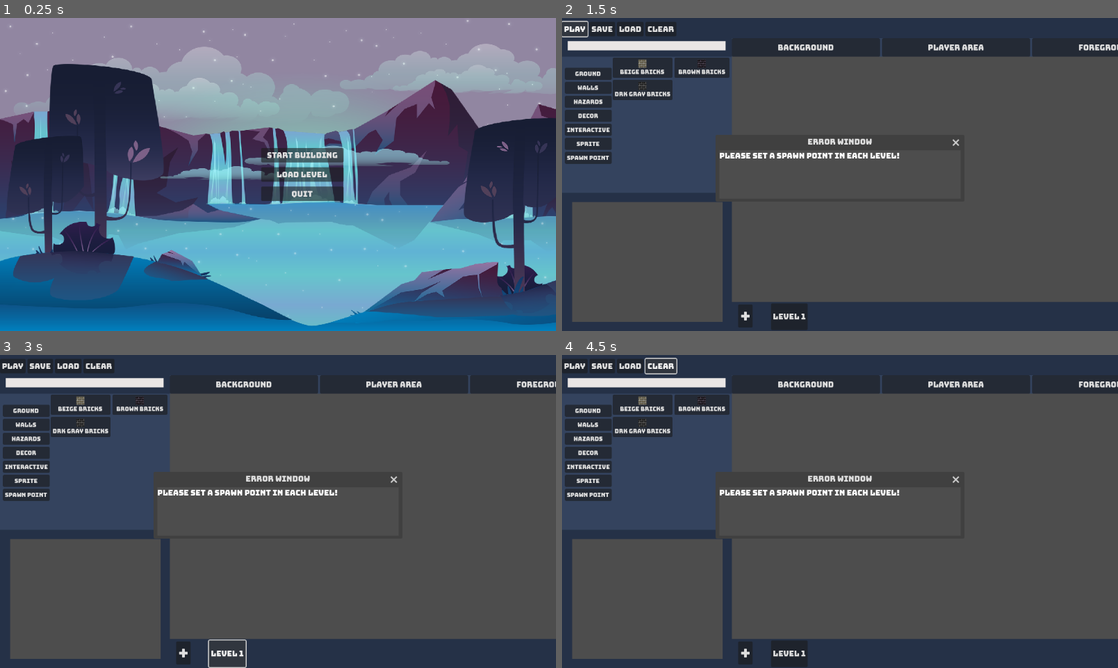
Above: before the commit, frames 1-4 (two rows, left to right).
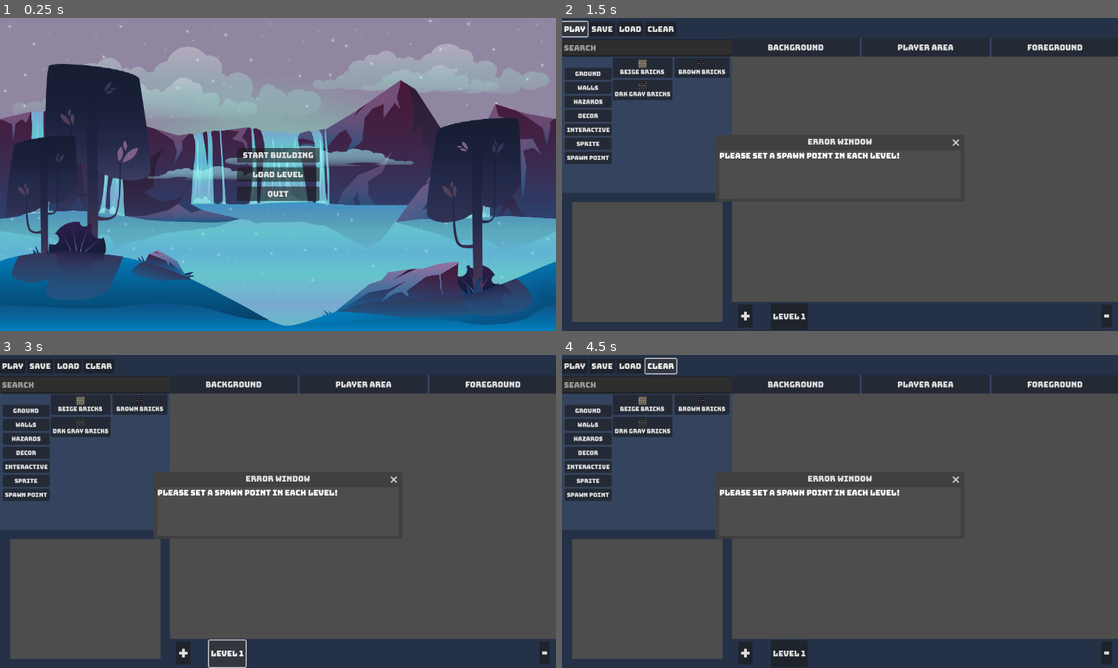
Above: after the commit, the same moments.

Repository: derkstouffers/CS448-Project
Game: Godot game, scene res://scenes/load_screen.tscn
The game is run twice, just before and just after one commit, with the same random seed, the same clock (stepped at 60 frames per second) and the same inputs.
Inputs:
- Up to frame 1 (0.25 s): no input
- Up to frame 2 (1.5 s): click "Start Building" at 0.5 s; click "Play" at 1.25 s
- Up to frame 3 (3 s): click "Play" at 2 s; click "Level 1" at 2.75 s
- Up to frame 4 (4.5 s): click "Level 1" at 3.5 s; click "Clear" at 4.25 s

The runs differ from the first frame. In frame 1, 25% of the frame differs, in the area x 0-100%, y 0-99%; in frame 2, 2.5%; in frame 3, 2.5%; in frame 4, 2.5%.

Commit message:
world limit fix

Diff:
--- a/inventory/scenes/button_group.tscn
+++ b/inventory/scenes/button_group.tscn
@@ -44,6 +44,9 @@
 [sub_resource type="Theme" id="Theme_eog21"]
 default_font = ExtResource("2_uuyxx")
 
+[sub_resource type="Theme" id="Theme_1a14d"]
+default_font = ExtResource("2_uuyxx")
+
 [sub_resource type="Theme" id="Theme_lditu"]
 default_font = ExtResource("2_uuyxx")
 
@@ -57,7 +60,7 @@
 script = ExtResource("1_jed0n")
 
 [node name="Top_menu" type="ColorRect" parent="."]
-offset_right = 1280.0
+offset_right = 1154.0
 offset_bottom = 46.0
 theme = SubResource("Theme_ha7l0")
 color = Color(0.145098, 0.192157, 0.278431, 1)
@@ -134,7 +137,7 @@
 [node name="Layer_menu" type="ColorRect" parent="."]
 offset_left = 352.0
 offset_top = 42.0
-offset_right = 1281.0
+offset_right = 1154.0
 offset_bottom = 80.0
 theme = SubResource("Theme_olnhu")
 color = Color(0.203922, 0.262745, 0.368627, 1)
@@ -483,7 +486,7 @@
 [node name="Level_menu" type="ColorRect" parent="."]
 offset_left = 351.0
 offset_top = 588.0
-offset_right = 1281.0
+offset_right = 1157.0
 offset_bottom = 649.0
 theme = SubResource("Theme_eog21")
 color = Color(0.145098, 0.192157, 0.278431, 1)
@@ -503,9 +506,9 @@
 
 [node name="GridContainer2" type="GridContainer" parent="Level_menu"]
 layout_mode = 0
-offset_left = 850.0
+offset_left = 767.0
 offset_top = 5.0
-offset_right = 876.0
+offset_right = 790.0
 offset_bottom = 55.0
 
 [node name="delete_level" type="Button" parent="Level_menu/GridContainer2"]
@@ -528,14 +531,16 @@
 keep_pressed_outside = true
 text = "Level 1"
 
-[node name="SearchBar" type="ColorRect" parent="."]
+[node name="SearchBar" type="LineEdit" parent="."]
 offset_top = 44.0
 offset_right = 352.0
 offset_bottom = 80.0
-color = Color(0.145098, 0.192157, 0.278431, 1)
+theme = SubResource("Theme_1a14d")
+placeholder_text = "search"
 metadata/_edit_group_ = true
 
 [node name="ColorRect" type="ColorRect" parent="SearchBar"]
+visible = false
 layout_mode = 0
 offset_left = 12.0
 offset_top = 4.0
--- a/inventory/scenes/load_screen.tscn
+++ b/inventory/scenes/load_screen.tscn
@@ -11,7 +11,7 @@
 script = ExtResource("1_h7er3")
 
 [node name="TextureRect" type="TextureRect" parent="."]
-offset_right = 1253.0
+offset_right = 1153.0
 offset_bottom = 648.0
 texture = ExtResource("1_oilvo")
 expand_mode = 1
--- a/inventory/scenes/main.tscn
+++ b/inventory/scenes/main.tscn
@@ -18,14 +18,14 @@
 
 [node name="Sprite2D" type="Sprite2D" parent="editor_object"]
 
+[node name="button_group" parent="." instance=ExtResource("18_l3ise")]
+
 [node name="cam_container" type="Node2D" parent="."]
-position = Vector2(216, 155)
 
 [node name="Camera2D" type="Camera2D" parent="cam_container"]
-position = Vector2(359, 169)
+position = Vector2(578, 325)
 limit_left = -1000
 limit_top = -1000
-limit_right = 1000
+limit_right = 1500
 limit_bottom = 1000
-
-[node name="button_group" parent="." instance=ExtResource("18_l3ise")]
+limit_smoothed = true
--- a/inventory/scripts/editor_object.gd
+++ b/inventory/scripts/editor_object.gd
@@ -8,7 +8,10 @@
 @onready var editor_cam = editor.get_node("Camera2D")
 
 @export var cam_spd = 10
-
+var limit_left = -1500
+var limit_right = 1500
+var limit_top = -1500
+var limit_bottom = 1500
 
 var current_item
 
@@ -116,4 +119,9 @@
 		editor.global_position.y += cam_spd
 	if Input.is_action_pressed("d"):
 		editor.global_position.x += cam_spd
+
+	# Clamp the new position within the defined limits
+	global_position.x = clamp(global_position.x, limit_left, limit_right)
+	global_position.y = clamp(global_position.y, limit_top, limit_bottom)
+
 	pass
Not shown: 1 places in inventory/scenes/button_group.tscn that only renumber resources
